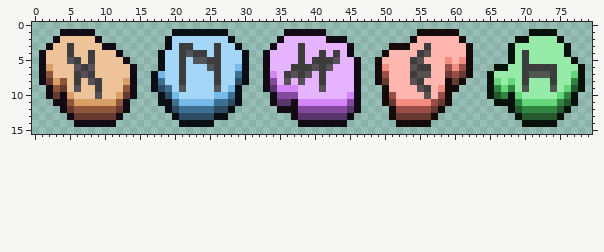
File history of a sprite sheet, environment/runes/textures/runes.png. That is the earlier state.
The file is 80x16 pixels. Colours within 5 levels of each other are drawn and written as one.
After:
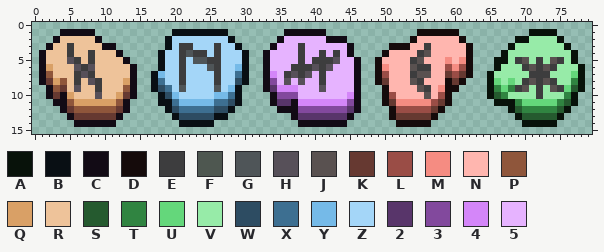
Palette (. is transparent): A #08120a  B #090f14  C #120b15  D #150b0b  E #3d3d3e  F #4e5750  G #4f5558  H #575059  J #595150  K #663931  L #9a4d46  M #f58c82  N #ffb6af  P #8f563b  Q #d9a066  R #eec39a  S #255a2f  T #308441  U #64d77b  V #97eba8  W #2d4c62  X #3d6f91  Y #75bae8  Z #a4d6f8  2 #58356a  3 #82499d  4 #d486f9  5 #e6b3ff
Message: replace runes and background textures with new versions
The edit:
Changed rows in their new state; - is an unchanged pixel.
first column x 66:
 4 -AV-V-----VA
 5 AAVEJ-E-JE--
 6 -V---J-J----
 7 ----VEEEV---
 8 -----JEJ----
 9 ---EJ-E-JE--
10 --VV--E--V--
Changed places in both pictures, as pixel boxes (x1, y1, x2, y2):
changed: (494, 50, 578, 99)
